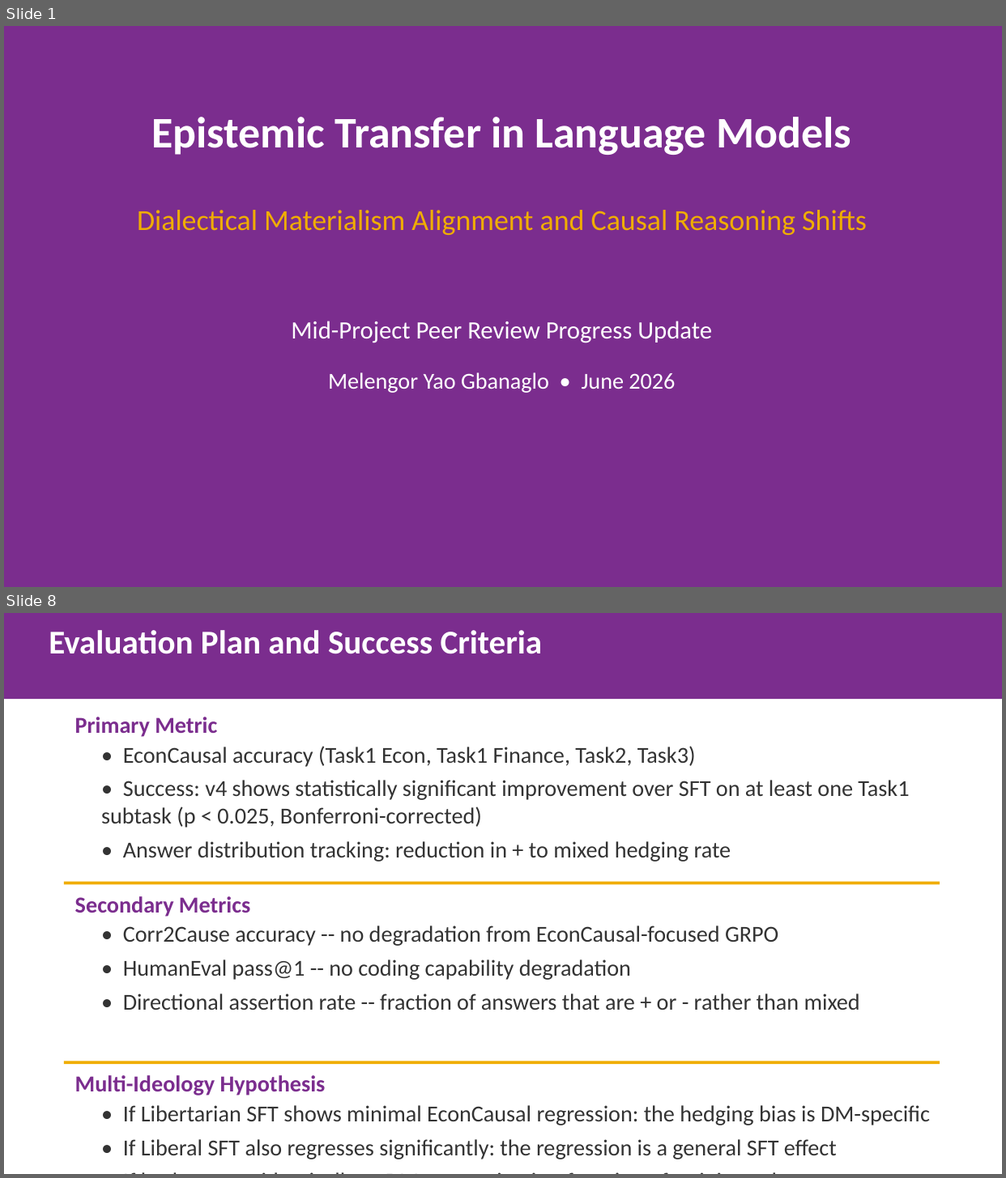
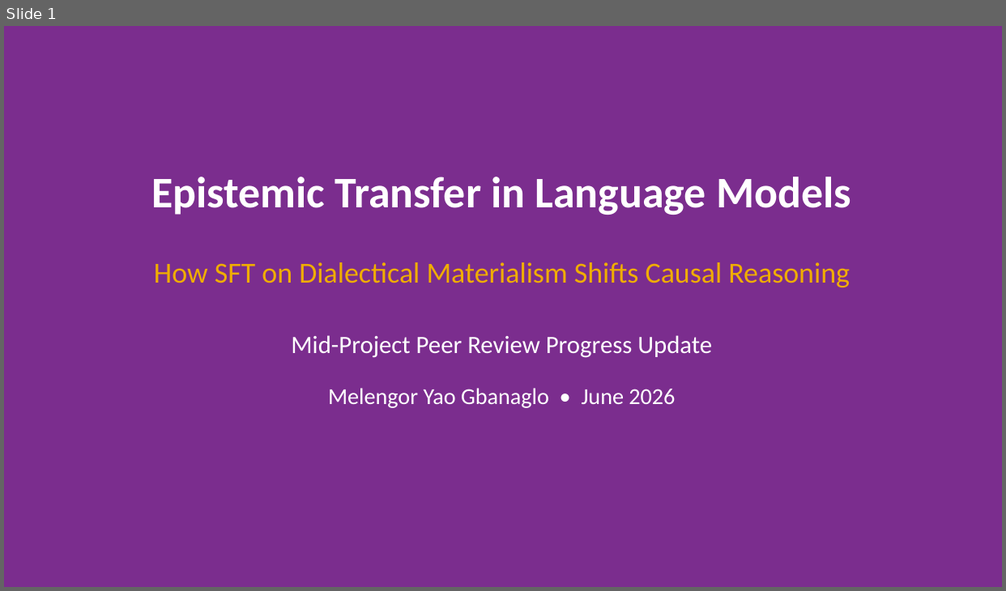
Before and after one commit to gbangban/ai-ideology-study, a slide deck: docs/proposals/peer_review_progress_slides.pptx. Shown one above the other, each under a label of ours: slides 1 and 8 before the commit, slide 1 after it; the slides between them are not shown. The pictures are 1006x1178 and 1006x591 pixels, drawn with LibreOffice and Linux fonts; fonts in the diff are those of the drawing. Boxes give left, top, right and bottom in pixels: in the first picture for what was removed or moved away, otherwise in the second. Text is boxed around its words. In the diff, an @@ line names an element or a change of style, - is before the commit and + after.

Commit message:
style: refine slide generator and update paper narrative
Update `generate_peer_review_slides.py` with a structured story arc,
style guide, and new background fill utilities for visual consistency.
Refine LaTeX narrative to remove hedging language and clarify the
distinction between formal and applied causal reasoning results.
Add research reference PDFs to `.gitignore` to exclude large files.

```diff
--- a/docs/proposals/peer_review_progress_slides.pptx
+++ b/docs/proposals/peer_review_progress_slides.pptx
@@ slide 8 removed at (4,613,1002,1174), background #FFFFFF @@
@@ rectangle removed at (4,613,1002,699) @@
-Evaluation Plan and Success Criteria
@@ text removed at (75,717,217,737) @@
-Primary Metric
@@ text removed at (101,746,909,862) @@
-• EconCausal accuracy (Task1 Econ, Task1 Finance, Task2, Task3)
-• Success: v4 shows statistically significant improvement over SFT on at least one Task1 subtask (p < 0.025, Bonferroni-corrected)
-• Answer distribution tracking: reduction in + to mixed hedging rate
@@ rectangle removed at (64,882,940,884) @@
@@ text removed at (75,897,250,917) @@
-Secondary Metrics
@@ text removed at (123,926,860,1010) @@
-• Corr2Cause accuracy -- no degradation from EconCausal-focused GRPO
-• HumanEval pass@1 -- no coding capability degradation
-• Directional assertion rate -- fraction of answers that are + or - rather than mixed
@@ rectangle removed at (64,1062,940,1064) @@
@@ text removed at (75,1076,326,1096) @@
-Multi-Ideology Hypothesis
@@ text removed at (123,1105,930,1160) @@
-• If Libertarian SFT shows minimal EconCausal regression: the hedging bias is DM-specific
-• If Liberal SFT also regresses significantly: the regression is a general SFT effect
-• If both regress identically to DM: regression is a function of training volume, not ideology
@@ slide 1 changed as well @@
@@ text "Epistemic Transfer in Language Models": place and size @@
-text "Epistemic Transfer in Language Models" at (151,117,851,155)
+text "Epistemic Transfer in Language Models" at (151,177,851,215)
@@ text at (154,263,850,288): text changed @@
-Dialectical Materialism Alignment and Causal Reasoning Shifts
+How SFT on Dialectical Materialism Shifts Causal Reasoning
@@ text "Mid-Project Peer Review Progress Update": place and size @@
-text "Mid-Project Peer Review Progress Update" at (291,321,712,344)
+text "Mid-Project Peer Review Progress Update" at (291,335,712,358)
@@ text "Melengor Yao Gbanaglo • June ...": place and size @@
-text "Melengor Yao Gbanaglo • June ..." at (328,373,675,393)
+text "Melengor Yao Gbanaglo • June ..." at (328,388,675,408)
```
Also in this commit, not shown: 1 other slide changed, 7 slides added, 7 other slides removed, 9 other files.
